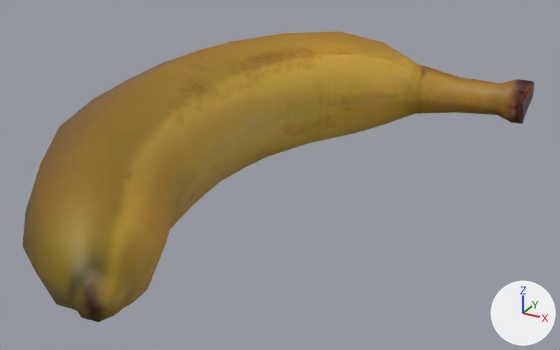
One commit to the Blender file models/items/banana/banana.blend: the scene before it, then after it.
Before and after are seen from a 50 mm camera at (0.262, -0.477, 0.256) aimed at (0.01, -0.018, 0.026). The axes (+X, +Y, +Z) are drawn at lower right. The lights are the same throughout. The picture after the commit comes second.

In view in the first picture: 'banana'.
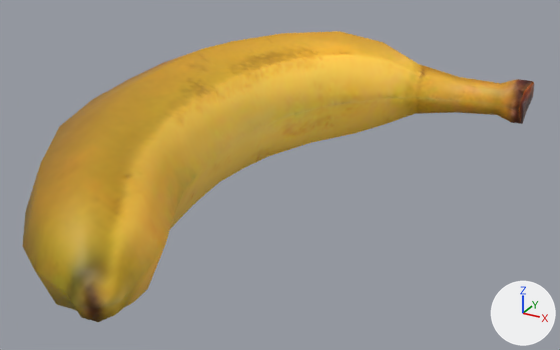
Commit message: Banana brighter

Changed parts and their boxes (x1, y1, x2, y2) in the pictures (560 x 350 px):
'banana', recoloured (brown to yellow)
    both: (22, 31, 534, 322)

Patch to the scene script:
```diff
--- a/models/items/banana/banana.blend.py
+++ b/models/items/banana/banana.blend.py
@@ mat_material @@
 n2 = _N.new('ShaderNodeTexImage'); n2.name = 'Image Texture'
 n1 = _N.new('ShaderNodeBsdfPrincipled'); n1.name = 'Principled BSDF'
 n4 = _N.new('ShaderNodeNormalMap'); n4.name = 'Normal Map'
+n5 = _N.new('ShaderNodeHueSaturation'); n5.name = 'Banana Color Brightness'
+n5.inputs[2].default_value = 2.0  # 'Value'
 _L.new(n1.outputs[0], n0.inputs[0])  # 'BSDF' to 'Surface'
-_L.new(n2.outputs[0], n1.inputs[0])  # 'Color' to 'Base Color'
 _L.new(n3.outputs[0], n4.inputs[1])  # 'Color' to 'Color'
 _L.new(n4.outputs[0], n1.inputs[5])  # 'Normal' to 'Normal'
+_L.new(n2.outputs[0], n5.inputs[4])  # 'Color' to 'Color'
+_L.new(n5.outputs[0], n1.inputs[0])  # 'Color' to 'Base Color'
```
